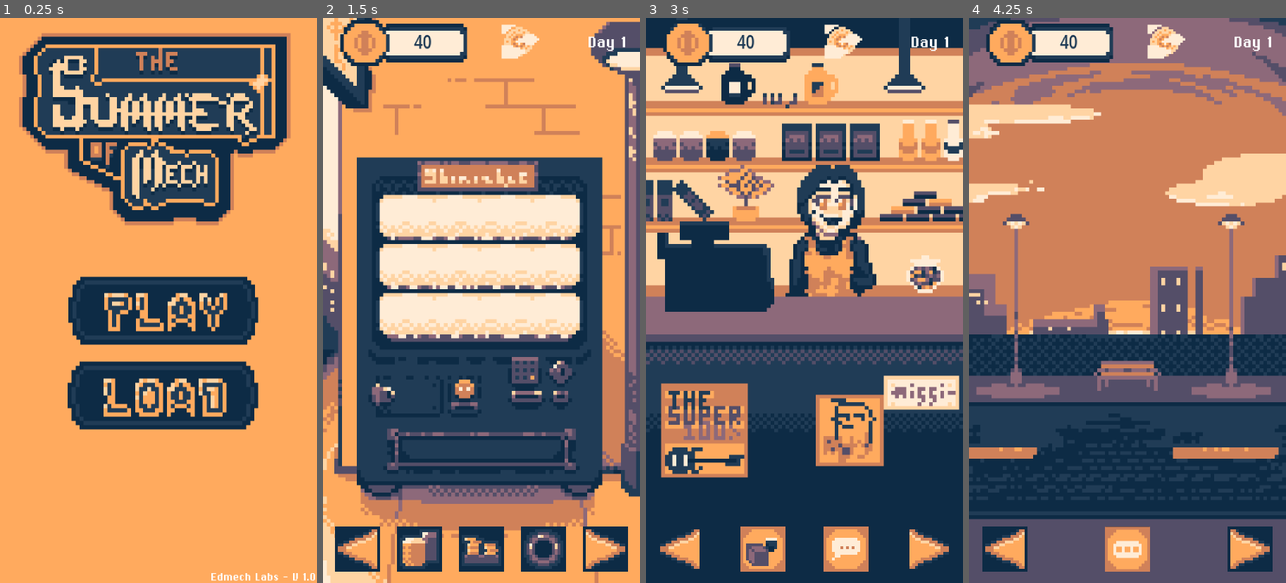
Above: before the commit, frames 1-4 (left to right).
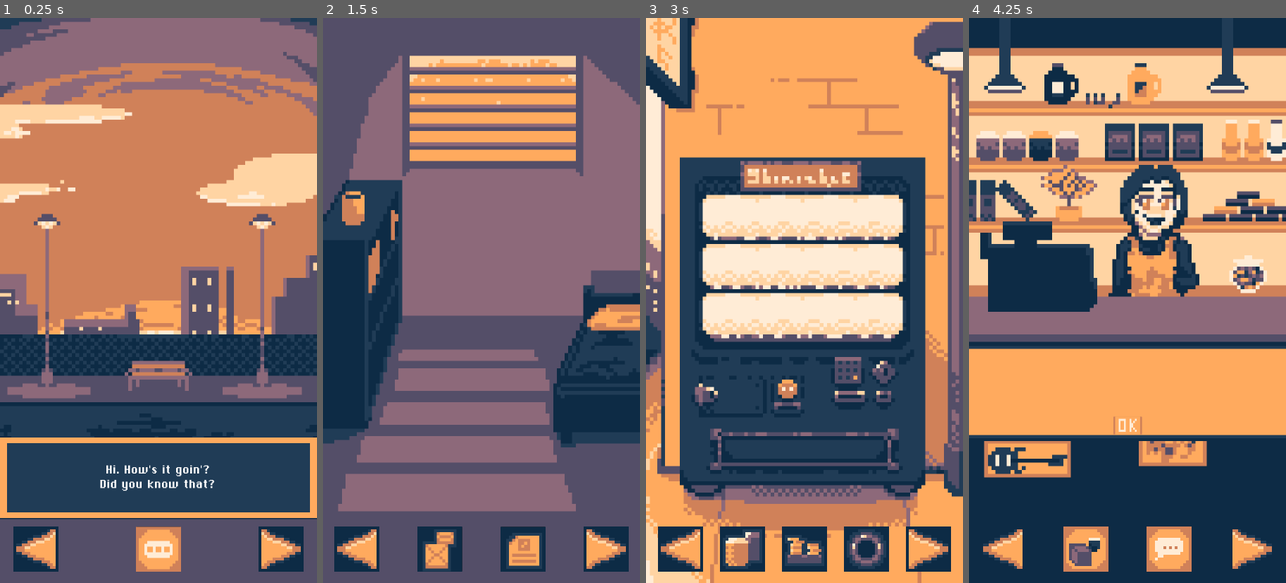
Above: after the commit, the same moments.

Repository: EtMechanicum/TheDayOfMech
Game: Godot game, scene res://scenes/world.tscn
The game is run twice, just before and just after one commit, with the same random seed, the same clock (stepped at 60 frames per second) and the same inputs.
Inputs (mouse positions are in pixels of both pictures, inside the frame that each line leads up to):
- Up to frame 1 (0.25 s): no input
- Up to frame 2 (1.5 s): click (357, 549) at 0.52 s; click (484, 311) at 1.25 s
- Up to frame 3 (3 s): click (807, 311) at 2 s; click (680, 549) at 2.77 s
- Up to frame 4 (4.25 s): click (1003, 549) at 3.52 s

The runs differ from the first frame. In frame 1, 91% of the frame differs, in the area x 0-100%, y 0-100%; in frame 2, 81%; in frame 3, 78%; in frame 4, 77%.

Commit message:
added dialogue window for special events

Diff:
--- a/scenes/world.tscn
+++ b/scenes/world.tscn
@@ -189,6 +189,12 @@
 atlas = ExtResource("3_jhx03")
 region = Rect2(64.03101, 31.87128, 16.345634, 16.85326)
 
+[sub_resource type="StyleBoxFlat" id="StyleBoxFlat_lakw3"]
+bg_color = Color(1, 0.6666667, 0.36862746, 1)
+
+[sub_resource type="StyleBoxFlat" id="StyleBoxFlat_pm21f"]
+bg_color = Color(0.1254902, 0.23529412, 0.3372549, 1)
+
 [node name="World" type="Node" unique_id=447409703]
 script = ExtResource("1_q5onr")
 
@@ -475,7 +481,6 @@
 texture = ExtResource("4_e3hyu")
 
 [node name="ShopMenu" type="Control" parent="Store/TextureRect" unique_id=424097577]
-visible = false
 layout_mode = 1
 anchors_preset = 14
 anchor_top = 0.5
@@ -1001,7 +1006,6 @@
 texture = SubResource("AtlasTexture_w7kh3")
 
 [node name="Wastelands" type="Control" parent="." unique_id=1913597111]
-visible = false
 layout_mode = 3
 anchors_preset = 15
 anchor_right = 1.0
@@ -1027,7 +1031,7 @@
 frame = 1
 frame_progress = 0.823207
 
-[node name="MarginContainer" type="MarginContainer" parent="Wastelands/TextureRect" unique_id=1309189269]
+[node name="Buttons" type="MarginContainer" parent="Wastelands/TextureRect" unique_id=1309189269]
 layout_mode = 1
 anchors_preset = 12
 anchor_top = 1.0
@@ -1037,16 +1041,16 @@
 grow_vertical = 0
 theme_override_constants/margin_bottom = 32
 
-[node name="HBoxContainer" type="HBoxContainer" parent="Wastelands/TextureRect/MarginContainer" unique_id=568659868]
+[node name="HBoxContainer" type="HBoxContainer" parent="Wastelands/TextureRect/Buttons" unique_id=568659868]
 layout_mode = 2
 theme_override_constants/separation = 220
 alignment = 1
 
-[node name="ToHome" type="Button" parent="Wastelands/TextureRect/MarginContainer/HBoxContainer" unique_id=1933378610]
-custom_minimum_size = Vector2(128, 128)
-layout_mode = 2
-
-[node name="TextureRect" type="TextureRect" parent="Wastelands/TextureRect/MarginContainer/HBoxContainer/ToHome" unique_id=1992145015]
+[node name="ToHome" type="Button" parent="Wastelands/TextureRect/Buttons/HBoxContainer" unique_id=1933378610]
+custom_minimum_size = Vector2(128, 128)
+layout_mode = 2
+
+[node name="TextureRect" type="TextureRect" parent="Wastelands/TextureRect/Buttons/HBoxContainer/ToHome" unique_id=1992145015]
 layout_mode = 1
 anchors_preset = 15
 anchor_right = 1.0
@@ -1055,11 +1059,11 @@
 grow_vertical = 2
 texture = SubResource("AtlasTexture_w7kh3")
 
-[node name="Event?" type="Button" parent="Wastelands/TextureRect/MarginContainer/HBoxContainer" unique_id=424854568]
-custom_minimum_size = Vector2(128, 128)
-layout_mode = 2
-
-[node name="TextureRect" type="TextureRect" parent="Wastelands/TextureRect/MarginContainer/HBoxContainer/Event?" unique_id=1603390039]
+[node name="Event?" type="Button" parent="Wastelands/TextureRect/Buttons/HBoxContainer" unique_id=424854568]
+custom_minimum_size = Vector2(128, 128)
+layout_mode = 2
+
+[node name="TextureRect" type="TextureRect" parent="Wastelands/TextureRect/Buttons/HBoxContainer/Event?" unique_id=1603390039]
 layout_mode = 1
 anchors_preset = 15
 anchor_right = 1.0
@@ -1068,11 +1072,11 @@
 grow_vertical = 2
 texture = SubResource("AtlasTexture_0nbtd")
 
-[node name="ToStore" type="Button" parent="Wastelands/TextureRect/MarginContainer/HBoxContainer" unique_id=1081697375]
-custom_minimum_size = Vector2(128, 128)
-layout_mode = 2
-
-[node name="TextureRect" type="TextureRect" parent="Wastelands/TextureRect/MarginContainer/HBoxContainer/ToStore" unique_id=1021154455]
+[node name="ToStore" type="Button" parent="Wastelands/TextureRect/Buttons/HBoxContainer" unique_id=1081697375]
+custom_minimum_size = Vector2(128, 128)
+layout_mode = 2
+
+[node name="TextureRect" type="TextureRect" parent="Wastelands/TextureRect/Buttons/HBoxContainer/ToStore" unique_id=1021154455]
 layout_mode = 1
 anchors_preset = 15
 anchor_right = 1.0
@@ -1080,6 +1084,57 @@
 grow_horizontal = 2
 grow_vertical = 2
 texture = SubResource("AtlasTexture_o8fc1")
+
+[node name="DialogueContainer" type="MarginContainer" parent="Wastelands/TextureRect" unique_id=1941820039]
+custom_minimum_size = Vector2(900, 160)
+layout_mode = 1
+anchors_preset = 12
+anchor_top = 1.0
+anchor_right = 1.0
+anchor_bottom = 1.0
+offset_top = -412.0
+offset_bottom = -184.0
+grow_horizontal = 2
+grow_vertical = 0
+
+[node name="Panel" type="Panel" parent="Wastelands/TextureRect/DialogueContainer" unique_id=1182659142]
+layout_mode = 2
+theme_override_styles/panel = SubResource("StyleBoxFlat_lakw3")
+
+[node name="MarginContainer" type="MarginContainer" parent="Wastelands/TextureRect/DialogueContainer/Panel" unique_id=708161088]
+custom_minimum_size = Vector2(860, 196)
+layout_mode = 1
+anchors_preset = 8
+anchor_left = 0.5
+anchor_top = 0.5
+anchor_right = 0.5
+anchor_bottom = 0.5
+grow_horizontal = 2
+grow_vertical = 2
+
+[node name="Panel" type="Panel" parent="Wastelands/TextureRect/DialogueContainer/Panel/MarginContainer" unique_id=725125159]
+layout_mode = 2
+theme_override_styles/panel = SubResource("StyleBoxFlat_pm21f")
+
+[node name="MarginContainer" type="MarginContainer" parent="Wastelands/TextureRect/DialogueContainer/Panel/MarginContainer/Panel" unique_id=2022801889]
+layout_mode = 1
+anchors_preset = 15
+anchor_right = 1.0
+anchor_bottom = 1.0
+offset_top = 31.0
+offset_bottom = -36.0
+grow_horizontal = 2
+grow_vertical = 2
+
+[node name="Label" type="Label" parent="Wastelands/TextureRect/DialogueContainer/Panel/MarginContainer/Panel/MarginContainer" unique_id=1704830648]
+custom_minimum_size = Vector2(0, 140)
+layout_mode = 2
+theme_override_fonts/font = ExtResource("10_dss4m")
+theme_override_font_sizes/font_size = 40
+text = "Hi. How's it goin'?
+Did you know that?"
+horizontal_alignment = 1
+vertical_alignment = 1
 
 [connection signal="pressed" from="MainMenu/TextureRect/MainMenuButtons/VBoxContainer/PlayButton" to="." method="_on_play_button_pressed"]
 [connection signal="pressed" from="MainMenu/TextureRect/MainMenuButtons/VBoxContainer/LoadButton" to="." method="_on_load_pressed"]
@@ -1106,5 +1161,5 @@
 [connection signal="pressed" from="Home/TextureRect/MarginContainer/HBoxContainer/Save" to="." method="_on_save_pressed"]
 [connection signal="pressed" from="Home/TextureRect/MarginContainer/HBoxContainer/ToWastelands" to="." method="_on_to_wastelands_button"]
 [connection signal="pressed" from="MachineStatus/TextureRect/MarginContainer/HBoxContainer/ToOverview" to="." method="_to_vending_mechine"]
-[connection signal="pressed" from="Wastelands/TextureRect/MarginContainer/HBoxContainer/ToHome" to="." method="_on_to_home_pressed"]
-[connection signal="pressed" from="Wastelands/TextureRect/MarginContainer/HBoxContainer/ToStore" to="." method="_to_store_from_machine"]
+[connection signal="pressed" from="Wastelands/TextureRect/Buttons/HBoxContainer/ToHome" to="." method="_on_to_home_pressed"]
+[connection signal="pressed" from="Wastelands/TextureRect/Buttons/HBoxContainer/ToStore" to="." method="_to_store_from_machine"]
